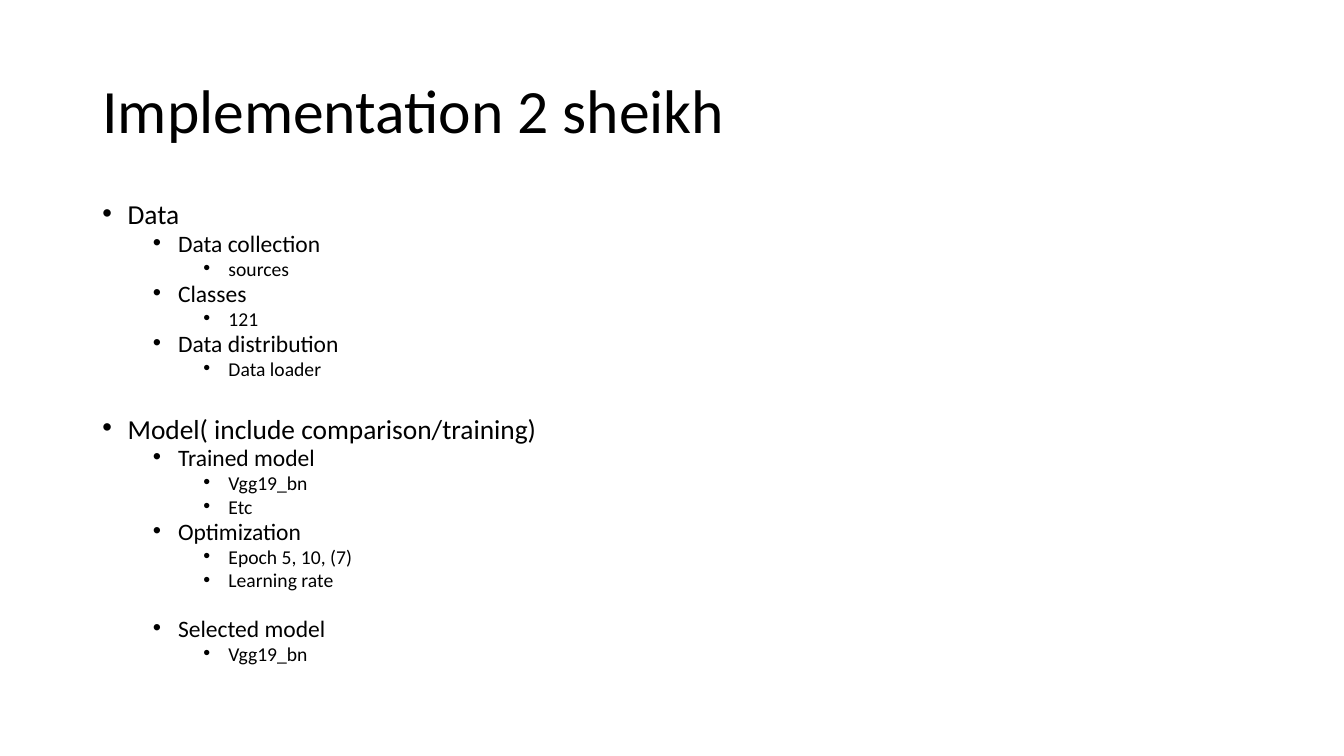
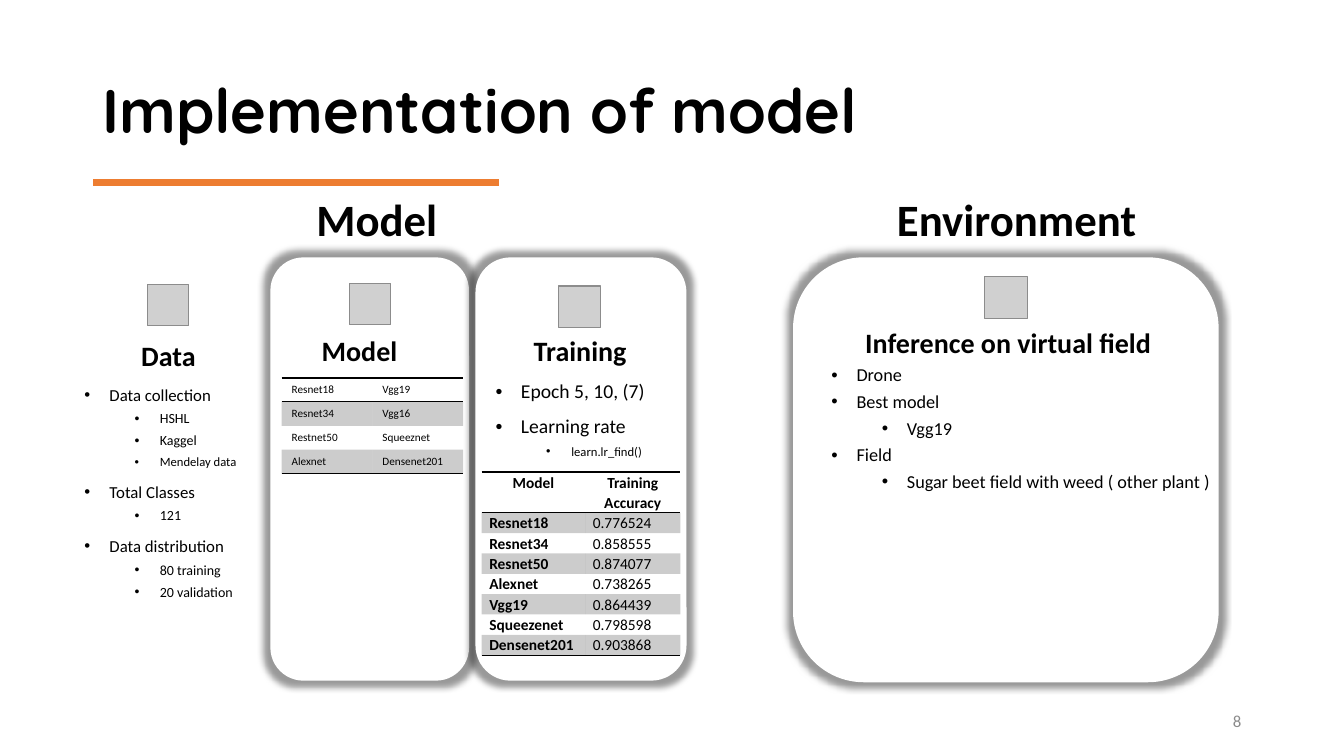
Before and after one commit to SyedMuhammadAbisRizvi/Autonomous-B, a slide deck: slide 8 of Introduction 1 zaf.pptx (slide 5 before the commit). Drawn at 1344x756 pixels with LibreOffice and Linux fonts; fonts in the diff are those of the drawing; grey boxes stand for pictures. Boxes give left, top, right and bottom in pixels: in the first picture for what was removed or moved away, otherwise in the second. Text is boxed around its words. In the diff, an @@ line names an element or a change of style, - is before the commit and + after.

```diff
--- a/Introduction 1 zaf.pptx
+++ b/Introduction 1 zaf.pptx
@@ title at (103, 87, 857, 146): text changed; font Calibri to Quicksand; bold on @@
-Implementation 2 sheikh
+Implementation of model
@@ rectangle added at (93, 178, 500, 187), fill #ED7D31, outline #FFFFFF 1 pt @@
@@ text added at (316, 204, 437, 237), 32 pt, text #000000, bold @@
+Model
@@ text added at (897, 204, 1136, 237), 32 pt, text #000000, bold @@
+Environment
@@ rounded rectangle added at (270, 257, 469, 681), fill #FFFFFF @@
@@ rounded rectangle added at (476, 257, 687, 681), fill #FFFFFF @@
@@ rounded rectangle added at (793, 257, 1219, 683), fill #FFFFFF @@
@@ text "Data": place and size @@
-text "Data" at (128, 206, 536, 665)
+text "Data" at (109, 341, 645, 597)
@@ text "Data" at (109, 341, 645, 597): columns 1 to 3 @@
@@ picture added at (147, 284, 189, 326) @@
@@ picture added at (349, 283, 390, 325) @@
@@ picture added at (559, 286, 600, 328) @@
@@ picture added at (985, 276, 1027, 319) @@
@@ text at (109, 347, 645, 552): size 19.6 to 20 pt, bold on in "Data"; size 16.8 to 12 pt in "Data collection", "Data distribution"; size 14 to 10 pt in "121"; bullet • to none; line spacing 0.7 to 0.9; list level 2 to 1 in "Data collection"; list level 3 to 2 in "121"; list level 2 to 1 in "Data distribution"; list level 3 to 1 in "Epoch 5, 10, (7)"; list level 3 to 1 in "Learning rate" @@
@@ text at (160, 341, 627, 597): text changed; size 19.6 to 10 pt @@
-    • Data loader
-• Model( include comparison/training)
-  • Trained model
-    • Vgg19_bn
-    • Etc
-  • Optimization
+  • 80 training
+  • 20 validation
+Model
+Training
@@ text added at (857, 333, 1200, 491), 13 pt, text #000000 @@
+Inference on virtual field
+    • Drone
+    • Best model
+      • Vgg19
+    • Field
+      • Sugar beet field with weed ( other plant )
@@ table added at (281, 378, 463, 472), 4 rows, 2 columns @@
+Resnet18 | Vgg19
+Resnet34 | Vgg16
+Restnet50 | Squeeznet
+Alexnet | Densenet201
@@ text at (109, 414, 237, 498): text changed; size 14 to 9 pt @@
-    • sources
-  • Classes
+  • HSHL
+  • Kaggel
+  • Mendelay data
+• Total Classes
@@ ellipse added at (398, 423, 414, 438), fill #FFFFFF, outline #FFFFFF 1 pt @@
@@ text at (571, 447, 642, 458): text changed; size 16.8 to 9 pt @@
-  • Selected model
-    • Vgg19_bn
+  • learn.lr_find()
@@ table added at (482, 472, 681, 654), 8 rows, 2 columns @@
+Model | Training Accuracy
+Resnet18 | 0.776524
+Resnet34 | 0.858555
+Resnet50 | 0.874077
+Alexnet | 0.738265
+Vgg19 | 0.864439
+Squeezenet | 0.798598
+Densenet201 | 0.903868
@@ page number added at (1233, 715, 1241, 727), 12 pt, text #8C8C8C @@
+8
```
Also in this commit, not shown: 5 other slides changed, 11 slides added, 2 slides removed.
